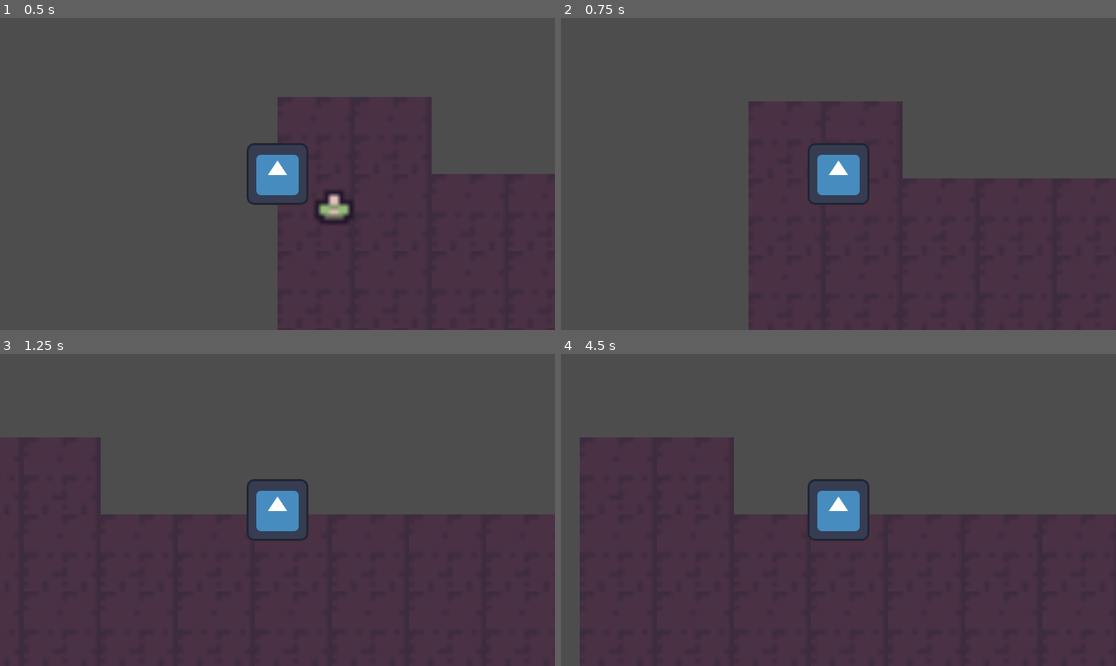
Above: before the commit, frames 1-4 (two rows, left to right).
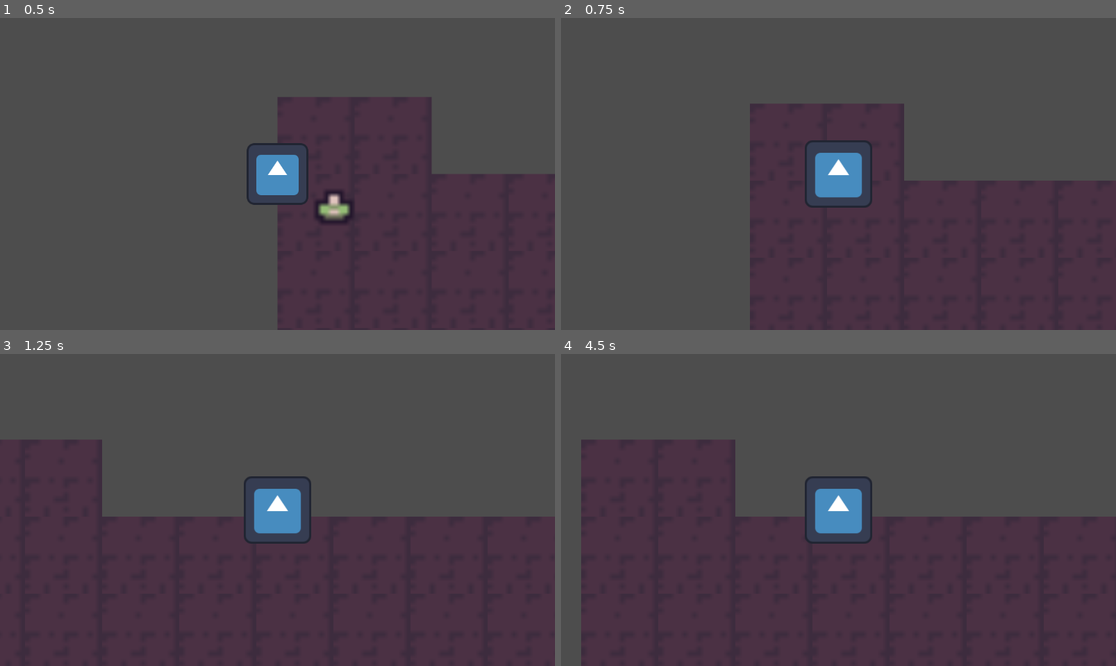
Above: after the commit, the same moments.

Repository: RasmusKuusmaa/Man-Eater
Game: Godot game, scene res://scenes/main.tscn
Two runs of this game, one before a commit and one after it. Both use one fixed random seed, a clock stepped at 60 frames per second and the inputs below. The engine's default icon, where the game draws it, is replaced by a stand-in: a white triangle on a blue panel in a dark square.
Inputs:
- Up to frame 1 (0.5 s): no input
- Up to frame 2 (0.75 s): hold Right (ui_right) from 0.53 s (still down)
- Up to frame 3 (1.25 s): keep holding Right (ui_right)
- Up to frame 4 (4.5 s): release Right (ui_right) at 1.28 s; hold Down (ui_down) 1.28-2.03 s; tap Enter at 2 s; hold Right (ui_right) 2.03-2.78 s; hold Up (ui_up) 2.78-3.53 s; hold Left (ui_left) from 3.53 s (still down)

Frame 1 is identical in both runs. In frame 2, 1.5% of the frame differs, in the area x 33-100%, y 26-100%; in frame 3, 1.5%; in frame 4, 1.6%, in the area x 3-100%, y 26-100%.

Commit message:
player grows when colliding with an enemy

Diff:
--- a/script/player.gd
+++ b/script/player.gd
@@ -1,6 +1,7 @@
 extends CharacterBody2D
 
 @export var SPEED: float = 1000
+var GROW_FACTOR: float = 1.1
 
 func _physics_process(delta: float) -> void:
 	var direction = Vector2.ZERO
@@ -29,3 +30,7 @@
 
 func eat_enemy(enemy):
 	enemy.queue_free()
+	grow()
+
+func grow():
+	scale *= GROW_FACTOR
